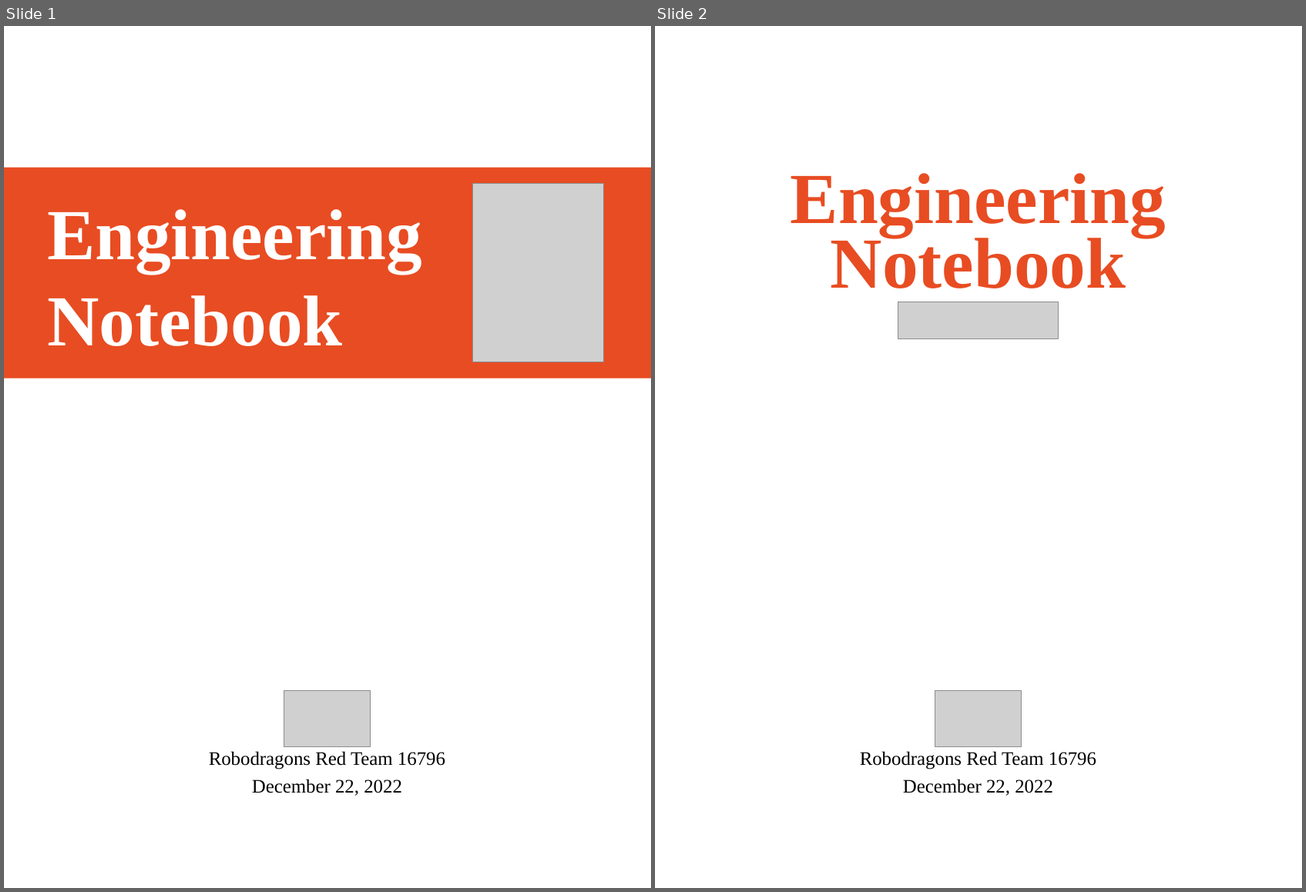
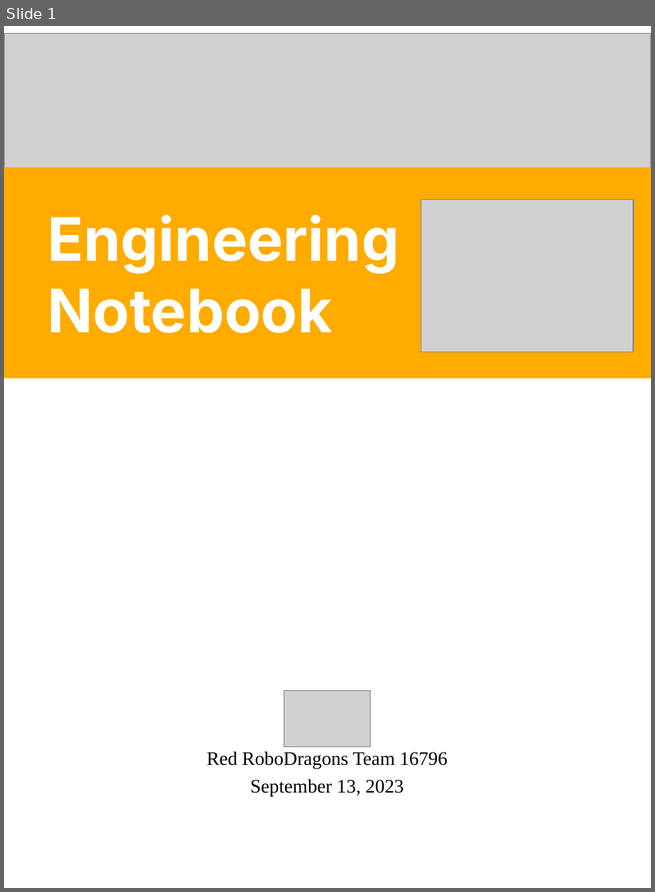
Before and after one commit to 16796redrobos/16796-Logbook, a slide deck: design/logbook.pptx. Shown side by side, each under a label of ours: slides 1 and 2 before the commit, slide 1 after it. The pictures are 1306x892 and 655x892 pixels, drawn with LibreOffice and Linux fonts; fonts in the diff are those of the drawing; grey boxes stand for pictures. Boxes give left, top, right and bottom in pixels: in the first picture for what was removed or moved away, otherwise in the second. Text is boxed around its words. In the diff, an @@ line names an element or a change of style, - is before the commit and + after.

```diff
--- a/design/logbook.pptx
+++ b/design/logbook.pptx
@@ slide 2 removed at (655,26,1302,888), background #FFFFFF @@
@@ text removed at (791,173,1166,289) @@
-Engineering Notebook
@@ picture removed at (898,302,1058,339) @@
@@ picture removed at (935,691,1021,747) @@
@@ text removed at (860,751,1096,796) @@
-Robodragons Red Team 16796
-December 22, 2022
@@ slide 1 changed as well @@
@@ picture added at (4,33,651,175) @@
@@ rectangle at (4,168,651,379): fill #E84C22 to #FFAB00 @@
@@ text "Engineering Notebook": place and size @@
-text "Engineering Notebook" at (47,209,422,346)
+text "Engineering Notebook" at (47,215,399,333)
@@ text "Engineering Notebook" at (47,215,399,333): size 60 to 50 pt, font Times New Roman to Inter; vertical alignment top to middle @@
@@ picture: place and size @@
-picture at (472,184,602,362)
+picture at (421,199,632,352)
@@ text at (207,751,448,798): text changed @@
-Robodragons Red Team 16796
-December 22, 2022
+Red RoboDragons Team 16796
+September 13, 2023
```
Also in this commit, not shown: 1 other slide removed, 13 other files.
